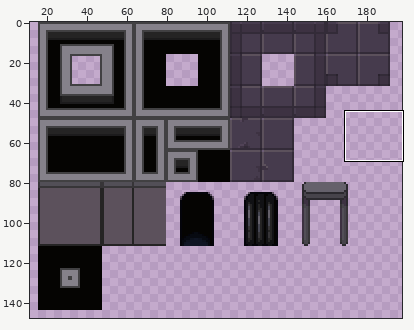
Sprite sheet: Assets/Dungeon_001.png. Above, an overview of the earlier version with the close-up marked.
Close-up. Before:
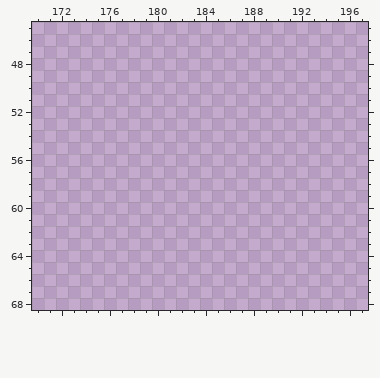
The file is 256x160 pixels. Colours within 5 levels of each other are drawn and written as one. Shown: x 170..197, y 45..68. The wide view leaves out empty margins.
Now the later version:
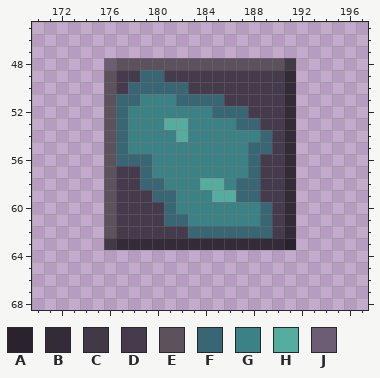
Palette (. is transparent): A #2a232e  B #332b38  C #423947  D #463b4d  E #5c515c  F #396675  G #3b8286  H #55ad9f  J #6c5d75
Diff:
Changed rows in their new state; - is an unchanged pixel.
first column x 176:
48 JEEEEEEEEEEEEEEC
49 EDDFFDDDDDDDDDDB
50 EDFFFFFDDDDDDDDB
51 EFFGGGFFFFDDDDDB
52 EFGGGGGGGFFFDDDB
53 EFGGGHHGGGGFFDDB
54 EFGGGGHGGGGGGFDB
55 EFGGGGGGGGGGFFDB
56 EFFFGGGGGGGGFDDB
57 EDDFGGGGGGGGFDDB
58 EDDFFGGGHHGFFDDB
59 EDDDFFGGGHHFFDDB
60 EDDDDFGGGGGGGFDB
61 EDDDDFFGGGGGGFDB
62 EDDDDDDFFFFFFFDB
63 CBBBBBBBBBBBBBBA
